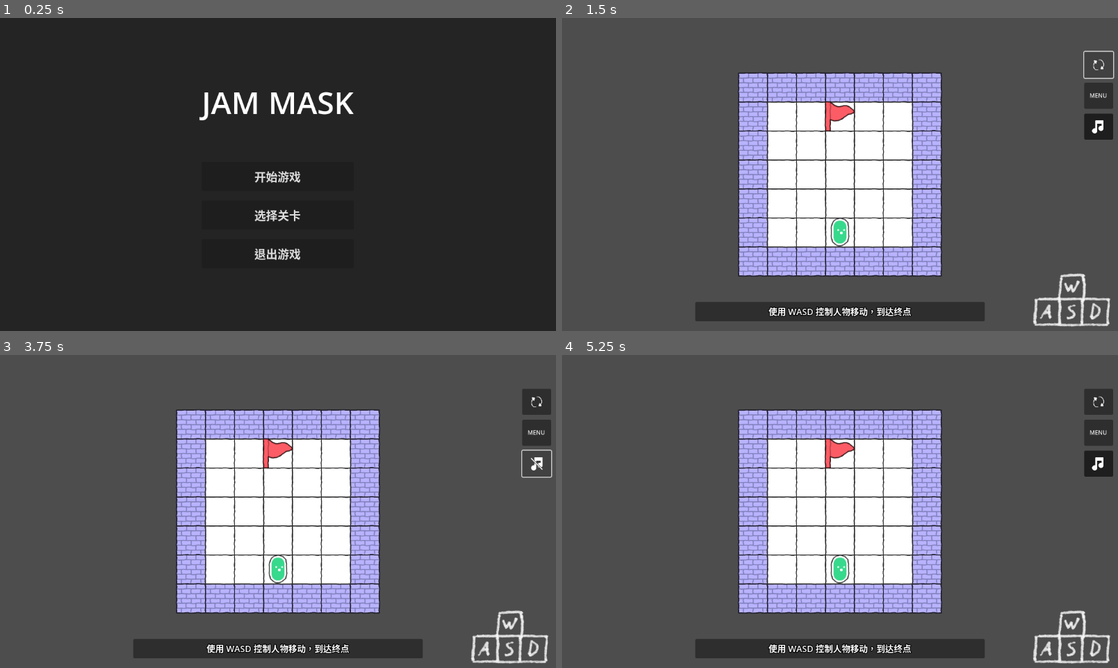
Above: before the commit, frames 1-4 (two rows, left to right).
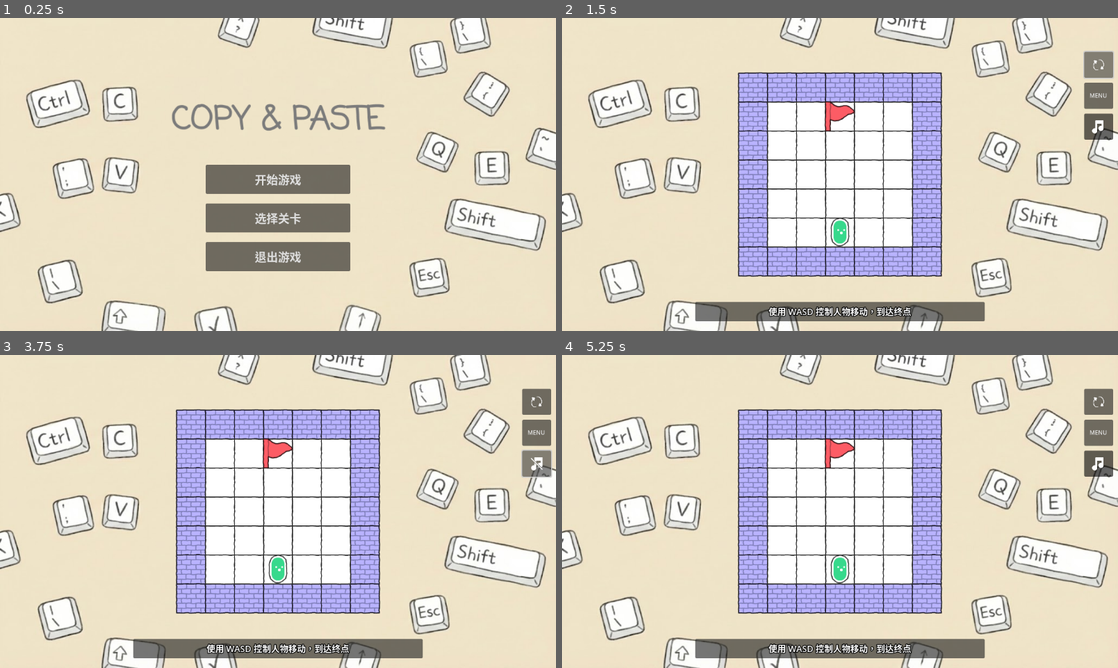
Above: after the commit, the same moments.

Repository: 494311870/jam-mask
Game: Godot game, scene res://scenes/main_menu.tscn
The game is run twice, just before and just after one commit, with the same random seed, the same clock (stepped at 60 frames per second) and the same inputs.
Inputs (mouse positions are in pixels of both pictures, inside the frame that each line leads up to):
- Up to frame 1 (0.25 s): no input
- Up to frame 2 (1.5 s): click "开始游戏" at 0.5 s; click (1101, 64) at 1.25 s
- Up to frame 3 (3.75 s): click (539, 401) at 2 s; click (539, 401) at 2.75 s; click (539, 464) at 3.5 s
- Up to frame 4 (5.25 s): click "MENU" at 4.25 s; click "开始游戏" at 5 s

The runs differ from the first frame. In frame 1, 100% of the frame differs, in the area x 0-100%, y 0-100%; in frame 2, 75%; in frame 3, 75%; in frame 4, 75%.

Commit message:
feat: 背景图片

Diff:
--- a/scenes/main.tscn
+++ b/scenes/main.tscn
@@ -1,14 +1,13 @@
-[gd_scene load_steps=10 format=3 uid="uid://dvk3jg56dxbmp"]
+[gd_scene load_steps=9 format=3 uid="uid://dvk3jg56dxbmp"]
 
 [ext_resource type="Script" uid="uid://bfh2pqvdsqb0l" path="res://scenes/main.gd" id="1_main"]
 [ext_resource type="PackedScene" uid="uid://bfvtfqii1ytgf" path="res://scenes/viewfinder/viewfinder_system.tscn" id="2_vfs"]
+[ext_resource type="Texture2D" uid="uid://b1omy6ru24okp" path="res://art/背景图无文字.png" id="3_tipki"]
 [ext_resource type="Texture2D" uid="uid://cwyw7tog31de7" path="res://art/ui/WasdKeys1.png" id="4_jyhfs"]
 [ext_resource type="AudioStream" uid="uid://dmib4rfpoqlrv" path="res://art/audio/DavidKBD - Tropical Pack - 03 - Heartbeats - Bossanova.ogg" id="5_tbgi4"]
 [ext_resource type="Script" uid="uid://dqhtv8otmp3dc" path="res://scenes/main_ui.gd" id="6_main_ui"]
 [ext_resource type="Texture2D" uid="uid://bwhskl0nr5eqt" path="res://art/ui/DoubleCircleArrows1.png" id="7_restart_icon"]
 [ext_resource type="Texture2D" uid="uid://bfd3yfqef0wpd" path="res://art/ui/Music-On.png" id="8_music_on"]
-[ext_resource type="PackedScene" uid="uid://c6y7v8u8q4b6v" path="res://scenes/main_menu.tscn" id="9_menu"]
-[ext_resource type="PackedScene" uid="uid://b8y7v8u8q4b6v" path="res://scenes/level_selection.tscn" id="10_levels"]
 
 [node name="Main" type="Node2D"]
 script = ExtResource("1_main")
@@ -18,21 +17,22 @@
 [node name="ViewfinderSystem" parent="." instance=ExtResource("2_vfs")]
 
 [node name="CanvasLayer" type="CanvasLayer" parent="."]
-layer = -1
-visible = false
+layer = -5
 
-[node name="ColorRect" type="ColorRect" parent="CanvasLayer"]
+[node name="TextureRect" type="TextureRect" parent="CanvasLayer"]
 anchors_preset = 15
 anchor_right = 1.0
 anchor_bottom = 1.0
 grow_horizontal = 2
 grow_vertical = 2
-color = Color(0, 0, 0, 1)
+texture = ExtResource("3_tipki")
+expand_mode = 1
 
 [node name="CanvasLayer2" type="CanvasLayer" parent="."]
 layer = -1
 
 [node name="TextureRect" type="TextureRect" parent="CanvasLayer2"]
+visible = false
 custom_minimum_size = Vector2(256, 256)
 anchors_preset = 3
 anchor_left = 1.0
--- a/scenes/main_menu.tscn
+++ b/scenes/main_menu.tscn
@@ -1,18 +1,20 @@
-[gd_scene load_steps=3 format=3 uid="uid://c6y7v8u8q4b6v"]
+[gd_scene load_steps=4 format=3 uid="uid://c6y7v8u8q4b6v"]
 
-[ext_resource type="Script" path="res://scenes/main_menu.gd" id="1_menu"]
+[ext_resource type="Script" uid="uid://iff3dy2iwo2" path="res://scenes/main_menu.gd" id="1_menu"]
+[ext_resource type="Texture2D" uid="uid://dx8qu240ftl5e" path="res://art/背景图.png" id="2_bqqt6"]
 [ext_resource type="PackedScene" uid="uid://b8y7v8u8q4b6v" path="res://scenes/level_selection.tscn" id="2_levels"]
 
 [node name="MainMenu" type="CanvasLayer"]
 script = ExtResource("1_menu")
 
-[node name="ColorRect" type="ColorRect" parent="."]
+[node name="TextureRect" type="TextureRect" parent="."]
 anchors_preset = 15
 anchor_right = 1.0
 anchor_bottom = 1.0
 grow_horizontal = 2
 grow_vertical = 2
-color = Color(0.12549, 0.12549, 0.12549, 0.901961)
+texture = ExtResource("2_bqqt6")
+expand_mode = 1
 
 [node name="CenterContainer" type="CenterContainer" parent="."]
 anchors_preset = 15
@@ -22,11 +24,13 @@
 grow_vertical = 2
 
 [node name="VBoxContainer" type="VBoxContainer" parent="CenterContainer"]
-custom_minimum_size = Vector2(300, 0)
+custom_minimum_size = Vector2(300, 400)
 layout_mode = 2
 theme_override_constants/separation = 20
+alignment = 2
 
 [node name="Title" type="Label" parent="CenterContainer/VBoxContainer"]
+visible = false
 layout_mode = 2
 theme_override_font_sizes/font_size = 64
 text = "JAM MASK"
